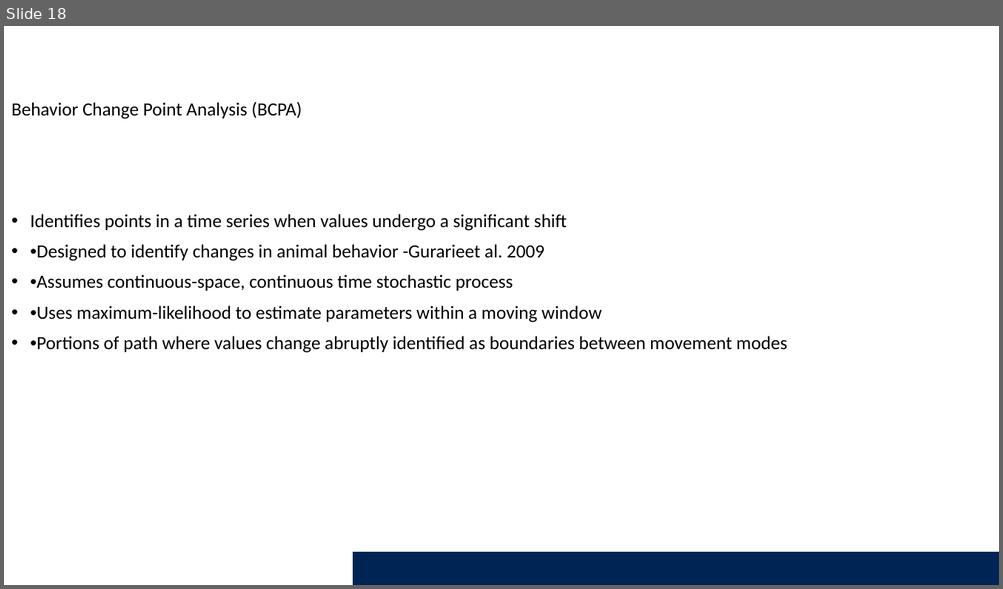
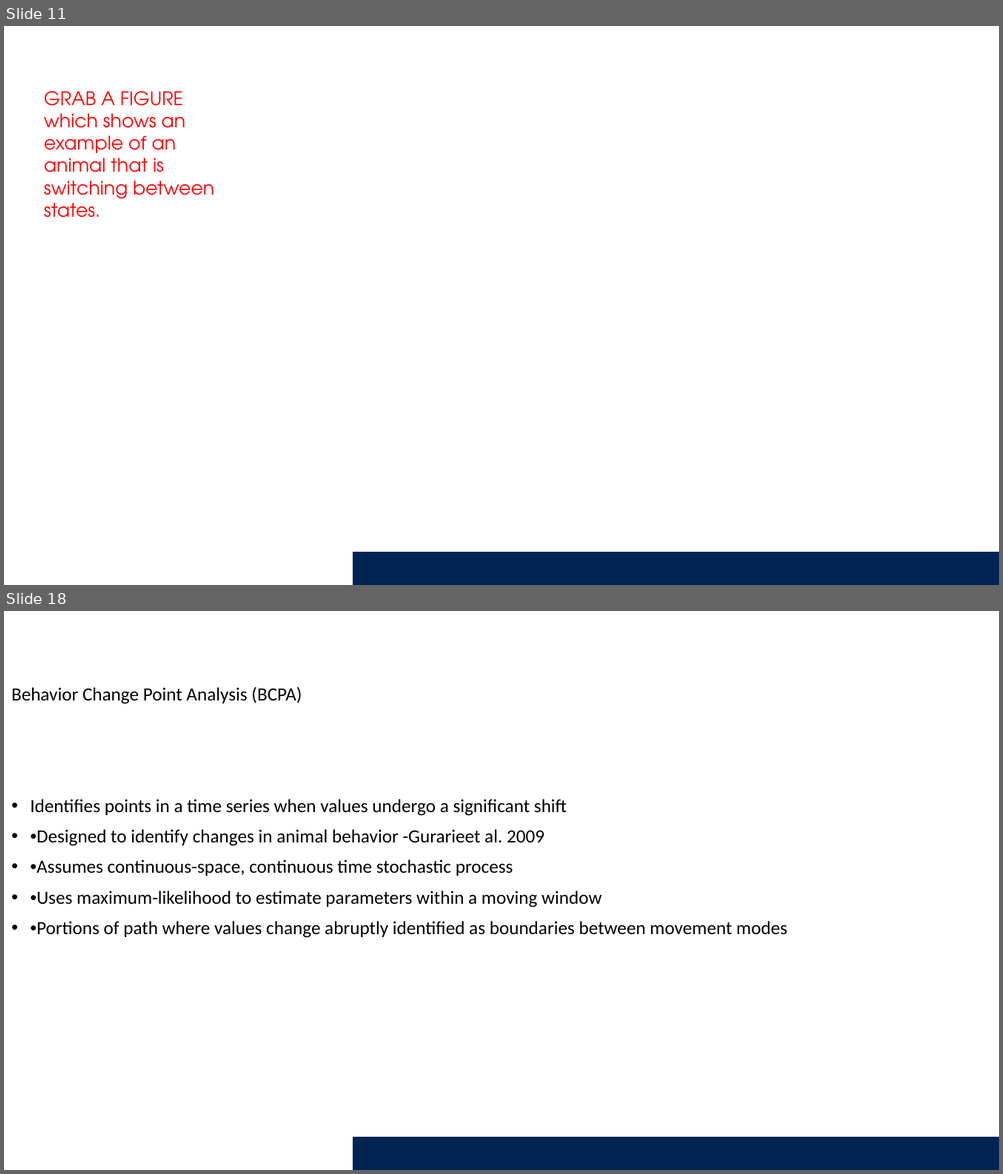
Before and after one commit to Smithsonian/Introduction_HMM, a slide deck: Presentation/IntroAnimalMovements_HMMs.pptx. Shown one above the other, each under a label of ours: slide 18 before the commit, slides 11 and 18 after it; the slides between them are not shown. The pictures are 1003x589 and 1003x1174 pixels, drawn with LibreOffice and Linux fonts; fonts in the diff are those of the drawing; background and template pictures are left out. Boxes give left, top, right and bottom in pixels: in the first picture for what was removed or moved away, otherwise in the second. Text is boxed around its words. In the diff, an @@ line names an element or a change of style, - is before the commit and + after.

```diff
--- a/Presentation/IntroAnimalMovements_HMMs.pptx
+++ b/Presentation/IntroAnimalMovements_HMMs.pptx
@@ slide 11 added at box(4, 26, 999, 585), background #FFFFFF; not listed: 1 template element that a slide beside it also shows @@
@@ text added at box(44, 91, 214, 218), 18 pt, text #FF0000 @@
+GRAB A FIGURE which shows an example of an animal that is switching between states.
```
Also in this commit, not shown: 10 slides changed, 1 other slide added, 2 slides removed.
